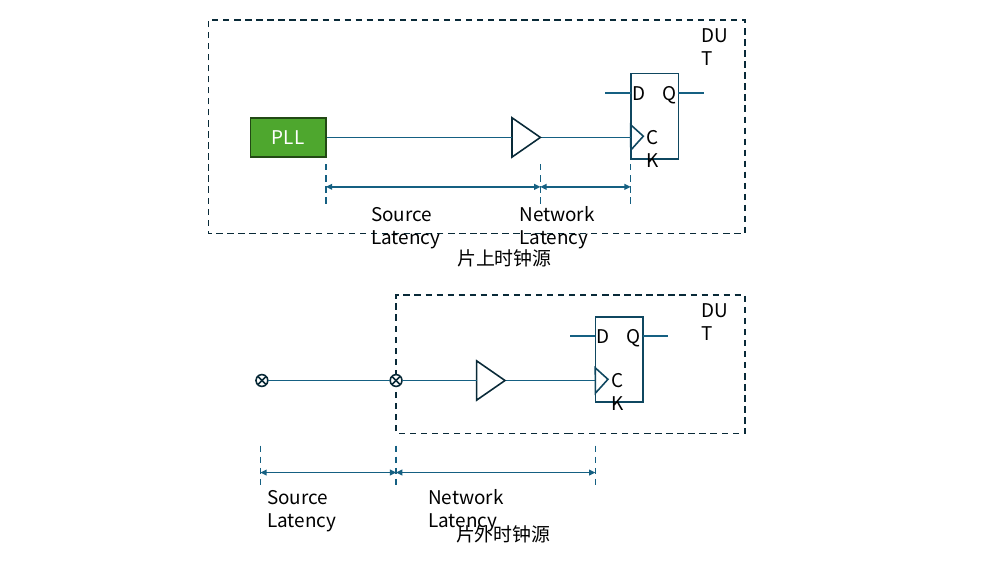
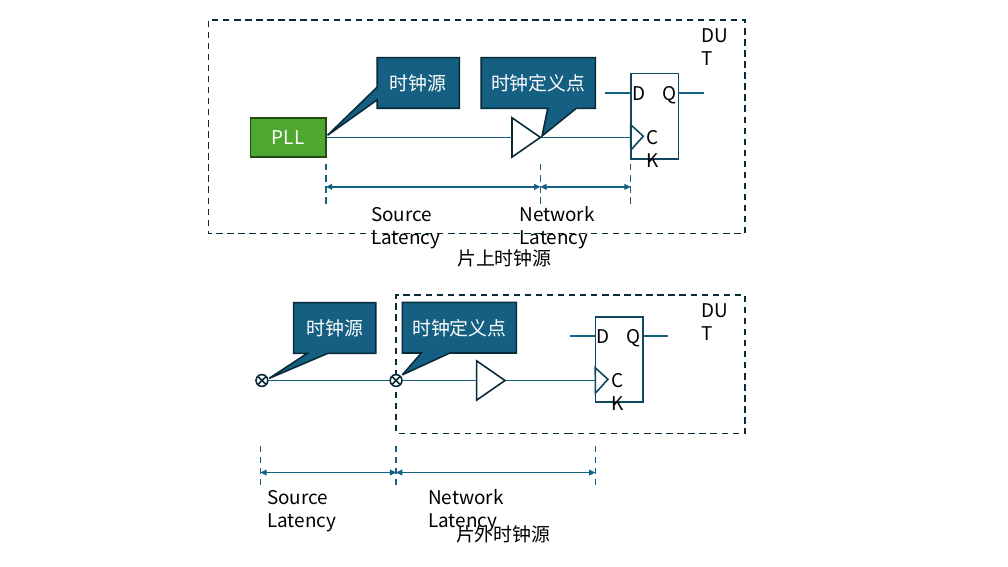
Before and after one commit to Verdvana/Verdvana.github.io, a slide deck: slide 9 of _posts/静态时序分析笔记/静态时序分析笔记pptx.pptx. Drawn at 1008x567 pixels with LibreOffice and Linux fonts; fonts in the diff are those of the drawing. Boxes give left, top, right and bottom in pixels: in the first picture for what was removed or moved away, otherwise in the second. Text is boxed around its words. In the diff, an @@ line names an element or a change of style, - is before the commit and + after.

```diff
--- a/_posts/静态时序分析笔记/静态时序分析笔记pptx.pptx
+++ b/_posts/静态时序分析笔记/静态时序分析笔记pptx.pptx
@@ speech box added at bbox=[377, 57, 460, 108], fill #156082, outline #092A39 1.5 pt, 18 pt, text #FFFFFF @@
+时钟源
@@ speech box added at bbox=[482, 57, 596, 108], fill #156082, outline #092A39 1.5 pt, 18 pt, text #FFFFFF @@
+时钟定义点
@@ speech box added at bbox=[293, 302, 376, 353], fill #156082, outline #092A39 1.5 pt, 18 pt, text #FFFFFF @@
+时钟源
@@ speech box added at bbox=[402, 302, 516, 353], fill #156082, outline #092A39 1.5 pt, 18 pt, text #FFFFFF @@
+时钟定义点
```
Also in this commit, not shown: 1 slide added, 2 other files.
